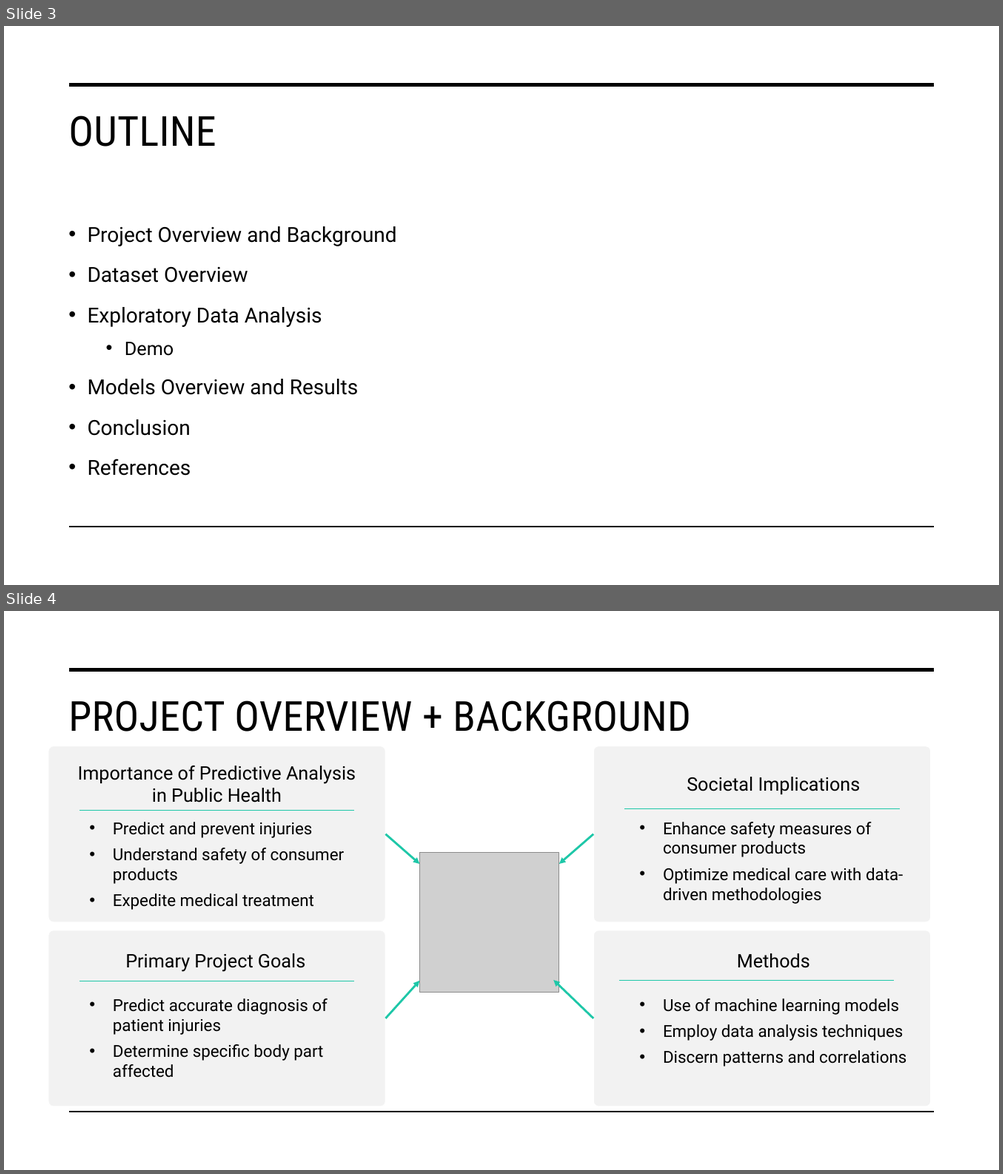
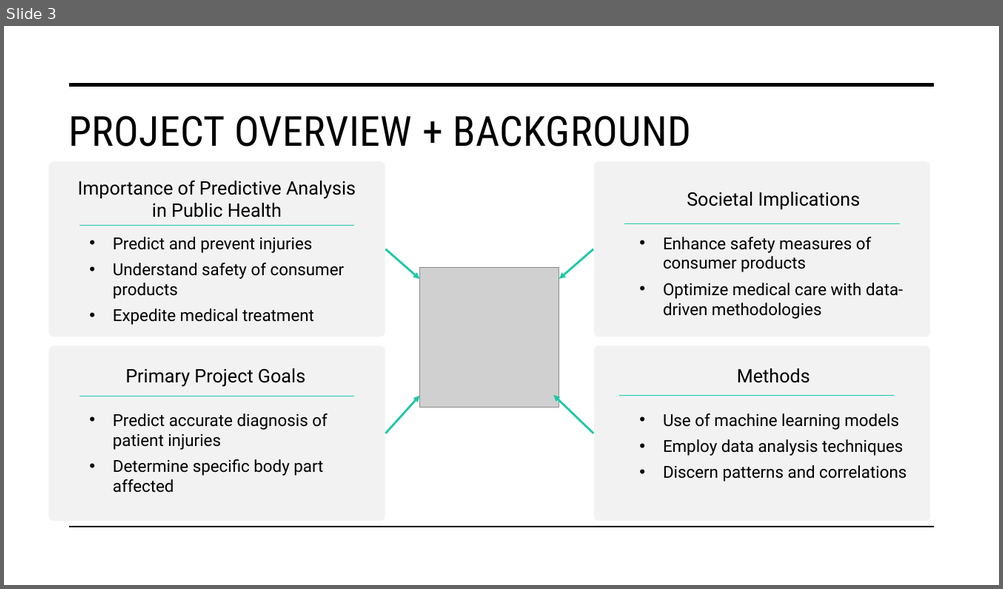
Before and after one commit to DATA-606-2023-FALL-TUESDAY/Whittington_Michael, a slide deck: docs/Final_Presentation - Predictive Analysis for Injury Diagnosis and Localization.pptx. Shown one above the other, each under a label of ours: slides 3 and 4 before the commit, slide 3 after it. The pictures are 1003x1174 and 1003x589 pixels, drawn with LibreOffice and Linux fonts; fonts in the diff are those of the drawing; grey boxes stand for pictures. Boxes give left, top, right and bottom in pixels: in the first picture for what was removed or moved away, otherwise in the second. Text is boxed around its words. In the diff, an @@ line names an element or a change of style, - is before the commit and + after.

```diff
--- a/docs/Final_Presentation - Predictive Analysis for Injury Diagnosis and Localization.pptx
+++ b/docs/Final_Presentation - Predictive Analysis for Injury Diagnosis and Localization.pptx
@@ slide 3 removed at [4,26,999,585], background #FFFFFF @@
@@ line removed from (70, 85) to (933, 85) @@
@@ title removed at [68,116,216,147] @@
-OUTLINE
@@ text removed at [88,227,397,476] @@
-• Project Overview and Background
-• Dataset Overview
-• Exploratory Data Analysis
-  • Demo
-• Models Overview and Results
-• Conclusion
-• References
@@ line removed from (70, 528) to (933, 528) @@
@@ what was slide 4 is now slide 3 @@
```
Also in this commit, not shown: 3 slides changed, 7 slides added, 3 other slides removed.
